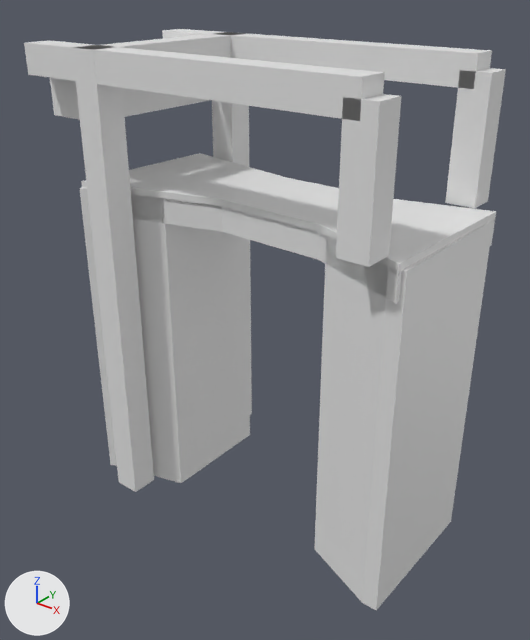
An edit to the glTF model models/maasland/maasland-brug-58054245/maasland-brug-58054245.glb, drawn before and after from the same camera.
Rendered twice from a 50 mm lens placed at (13.07, -16.83, 7.16), pointed at (-0.3, -0.12, -3.2). The axes (+X, +Y, +Z) are drawn at lower left. The lights are the same throughout. The older version comes first.

Objects in the first picture: 'building:balans', 'building:balans 2', 'building:contragewicht', 'building:hamei', 'building:hamei 2', 'building:hangstang', 'building:hangstang 2', 'building:portaal', 'road:dek', 'road:inrit', 'road:landhoofd (aangenomen)', 'road:landhoofd (aangenomen) 2'.
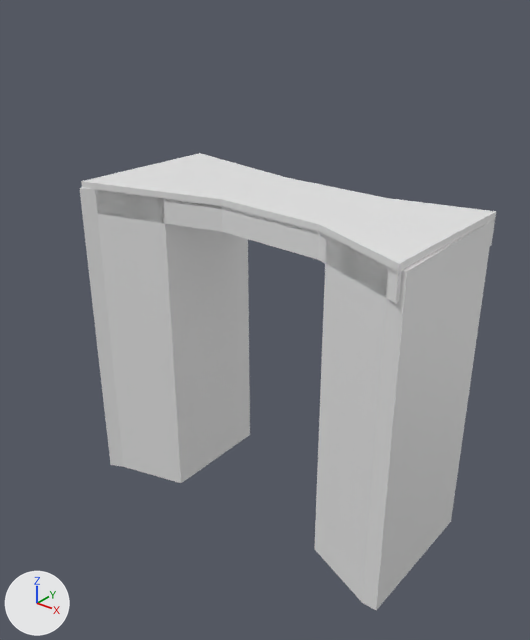
Diff of the bpy script that builds the scene:
```diff
--- a/models/maasland/maasland-brug-58054245/maasland-brug-58054245.glb.py
+++ b/models/maasland/maasland-brug-58054245/maasland-brug-58054245.glb.py
@@ ob_building_hamei @@
-ob_building_hamei = bpy.data.objects.new('building:hamei', me_hamei)
-ob_building_hamei.location = (0.0, 0.0, 0.0)
@@ ob_building_hamei_2 @@
-ob_building_hamei_2 = bpy.data.objects.new('building:hamei 2', me_hamei_2)
-ob_building_hamei_2.location = (0.0, 0.0, 0.0)
@@ ob_building_portaal @@
-ob_building_portaal = bpy.data.objects.new('building:portaal', me_portaal)
-ob_building_portaal.location = (0.0, 0.0, 0.0)
@@ ob_building_balans @@
-ob_building_balans = bpy.data.objects.new('building:balans', me_balans)
-ob_building_balans.location = (0.0, 0.0, 0.0)
@@ ob_building_hangstang @@
-ob_building_hangstang = bpy.data.objects.new('building:hangstang', me_hangstang)
-ob_building_hangstang.location = (0.0, 0.0, 0.0)
@@ ob_building_balans_2 @@
-ob_building_balans_2 = bpy.data.objects.new('building:balans 2', me_balans_2)
-ob_building_balans_2.location = (0.0, 0.0, 0.0)
@@ ob_building_hangstang_2 @@
-ob_building_hangstang_2 = bpy.data.objects.new('building:hangstang 2', me_hangstang_2)
-ob_building_hangstang_2.location = (0.0, 0.0, 0.0)
@@ ob_building_contragewicht @@
-ob_building_contragewicht = bpy.data.objects.new('building:contragewicht', me_contragewicht)
-ob_building_contragewicht.location = (0.0, 0.0, 0.0)
```

Where the change shows, as pixel boxes [x1, y1, x2, y2] in the pictures (530 x 640 px):
'building:hamei 2', deleted
    before: [72, 45, 154, 492]
'building:balans 2', deleted
    before: [24, 40, 385, 121]
'building:hangstang 2', deleted
    before: [336, 94, 401, 267]
'building:balans', deleted
    before: [162, 29, 492, 89]
'building:hangstang', deleted
    before: [445, 68, 506, 209]
'building:hamei', deleted
    before: [212, 32, 252, 415]
'building:contragewicht', deleted
    before: [50, 78, 209, 120]
'building:portaal', deleted
    before: [87, 33, 236, 58]
